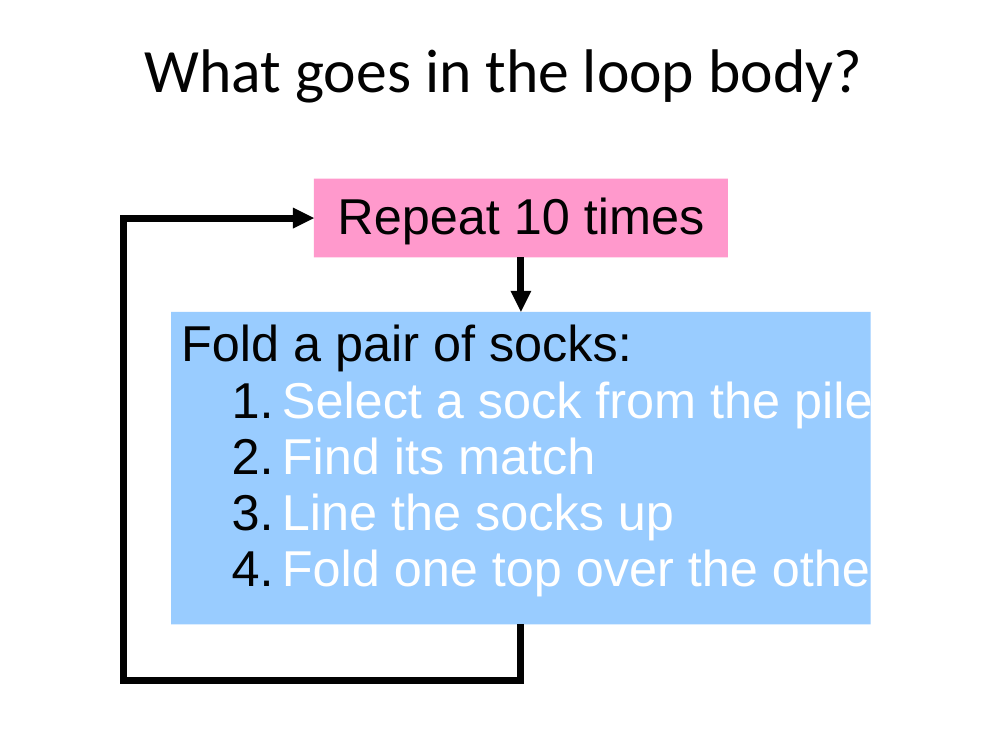
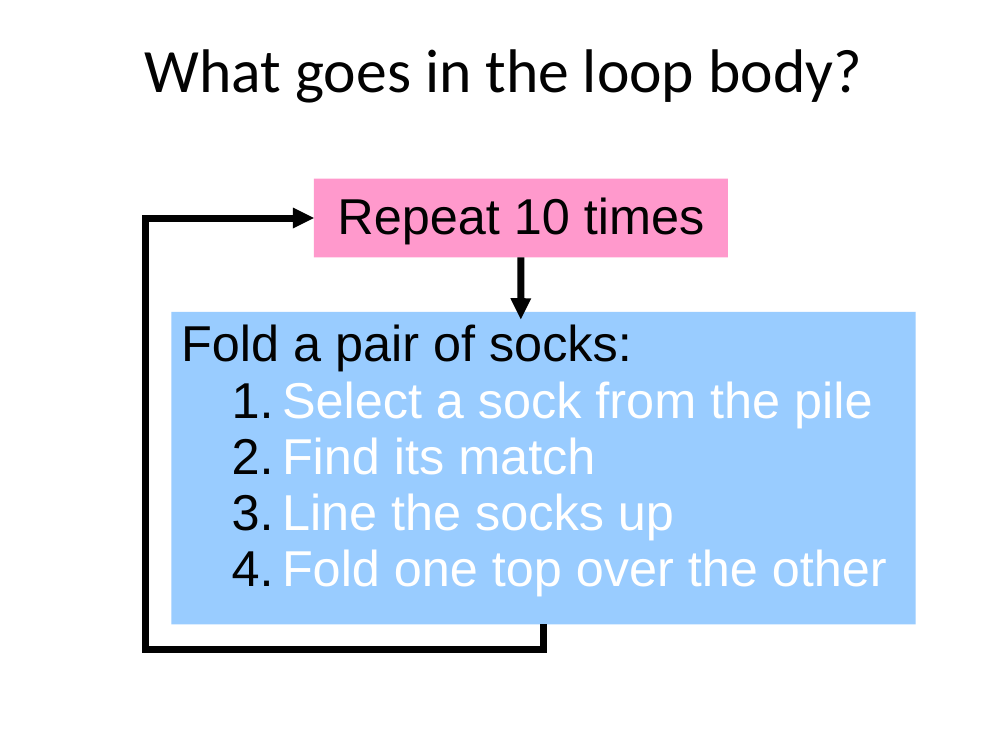
Before and after one commit to emhill/117-S15, a slide deck: slide 8 of src/morea/materials/07-for.pptx. Drawn at 1008x756 pixels with LibreOffice and Linux fonts; fonts in the diff are those of the drawing. Boxes give left, top, right and bottom in pixels: in the first picture for what was removed or moved away, otherwise in the second. Text is boxed around its words. In the diff, an @@ line names an element or a change of style, - is before the commit and + after.

```diff
--- a/src/morea/materials/07-for.pptx
+++ b/src/morea/materials/07-for.pptx
@@ elbow arrow moved from (521, 624) - (313, 218) to (543, 624) - (313, 218) @@
@@ arrow moved from (521, 257) - (521, 311) to (521, 257) - (521, 320) @@
@@ rectangle "Fold a pair of socks:": place and size @@
-rectangle "Fold a pair of socks:" at [171, 311, 871, 624]
+rectangle "Fold a pair of socks:" at [171, 311, 915, 624]
```
Also in this commit, not shown: 23 other files.
